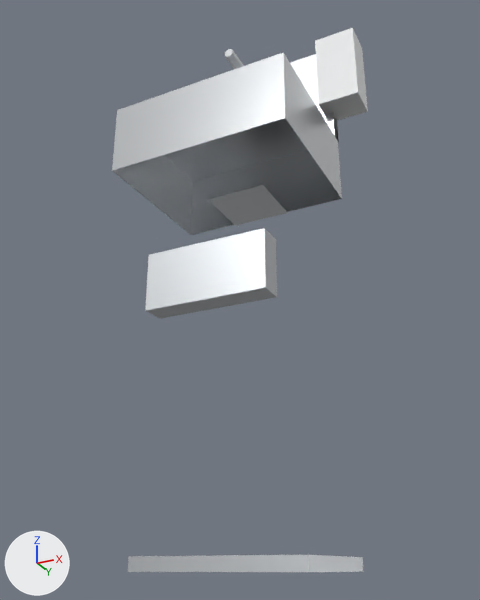
Two versions of the FBX model Tools/butchery/fbx/SM_PROP_HANDWASH.fbx, one commit apart.
Both versions are drawn from a 50 mm lens placed at (0.632, -1.338, 0.007), pointed at (-0.044, 0.014, 0.615). Every picture has the same lights, and +X, +Y and +Z are marked at lower left. The picture after the commit comes second.

In view in the first picture: 'SM_PROP_HANDWASH'.
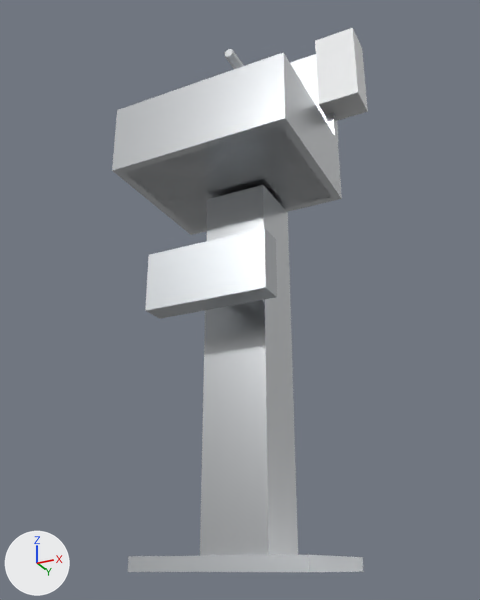
What differs and where, as boxes [x1, y1, x2, y2] in the pictures (480 x 600 px):
part 1 of me_sm_prop_handwash_001, added: after [125, 126, 331, 231]
part 2 of me_sm_prop_handwash_001, added: after [113, 114, 342, 556]

The change in detail:
me_sm_prop_handwash_001 is used by ob_sm_prop_handwash; location (0.0, 0.0, 0.0).
me_sm_prop_handwash_001 had 72 vertices, 56 faces and spanned x -0.273..0.273, y -0.23..0.23, z 0.0..1.39.
me_sm_prop_handwash_001 now has 88 vertices, 74 faces and spans x -0.273..0.273, y -0.23..0.23, z 0.0..1.39.
me_sm_prop_handwash_001 part 1: a new loose piece, a box spanning x -0.253..0.168, y -0.21..0.13, z 0.91..0.93, in mat_m_butchery_stainless (light grey #dddfe2).
Part 2, on me_sm_prop_handwash_001:
8 vertices are added at x -0.123..0.038, y -0.02..0.14, z 0.0..0.645.
7 new faces join them, mat_m_butchery_stainless (light grey #dddfe2).
5 new faces join them, mat_m_butchery_steelbrushed (light grey #c8cbce).
